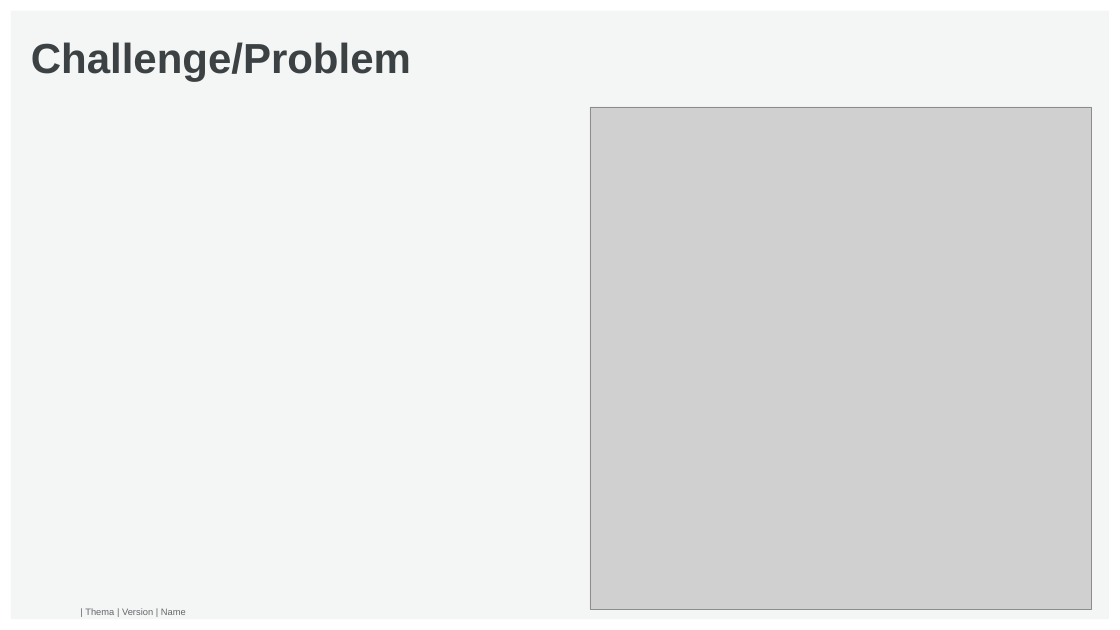
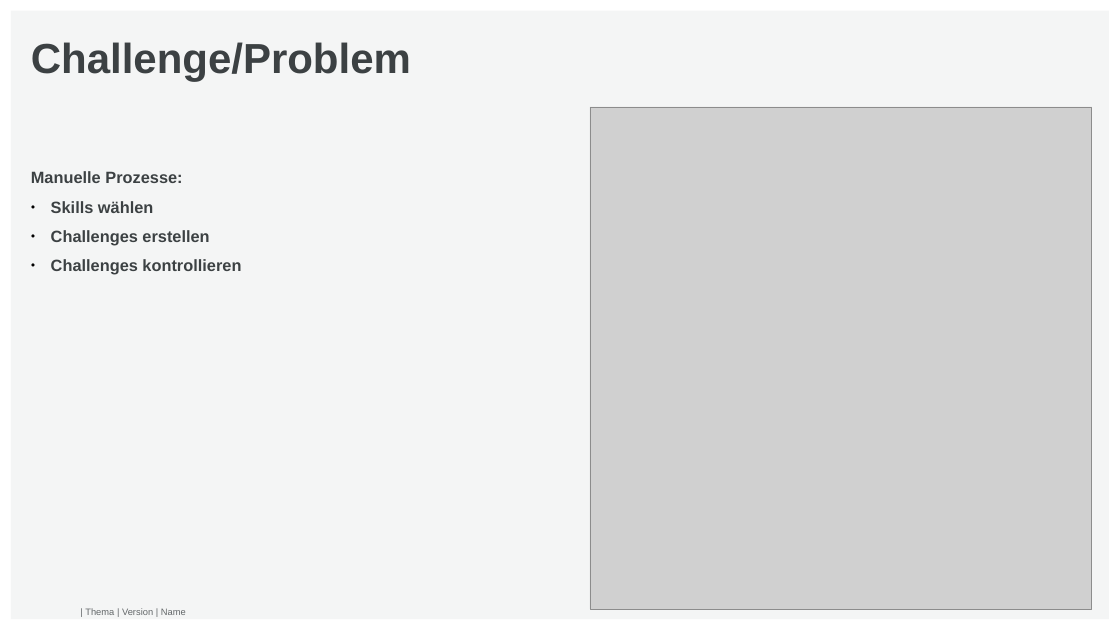
Before and after one commit to marcus-sva/bwi-hackathon, a slide deck: slide 4 of pitch/pitch.odp. Drawn at 1120x630 pixels with LibreOffice and Linux fonts; fonts in the diff are those of the drawing; grey boxes stand for pictures; background and template pictures are left out. Boxes give left, top, right and bottom in pixels: in the first picture for what was removed or moved away, otherwise in the second. Text is boxed around its words. In the diff, an @@ line names an element or a change of style, - is before the commit and + after.

```diff
--- a/pitch/pitch.odp
+++ b/pitch/pitch.odp
@@ text added at [31,171,241,275], 14 pt, text #3C4143, bold @@
+Manuelle Prozesse:
+● Skills wählen
+● Challenges erstellen
+● Challenges kontrollieren
```
Also in this commit, not shown: 3 other slides changed, 3 slides added, 1 slide removed.
